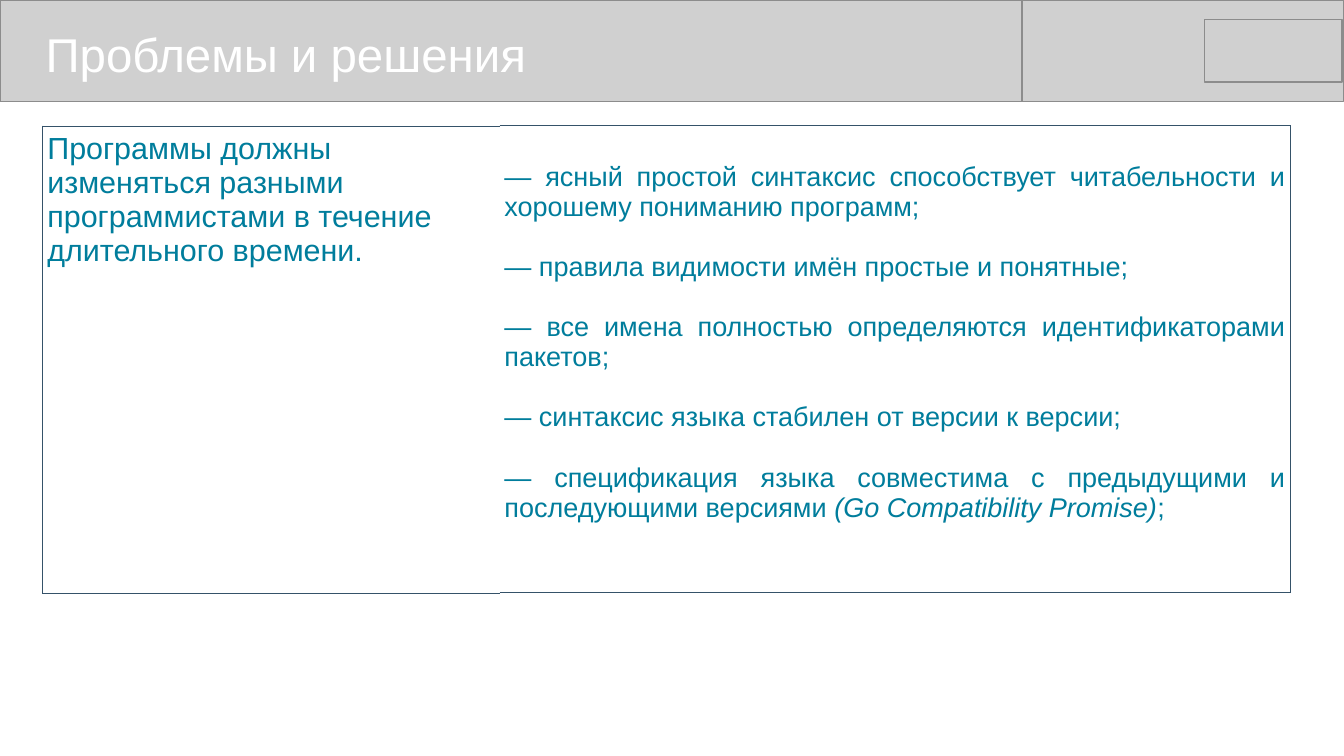
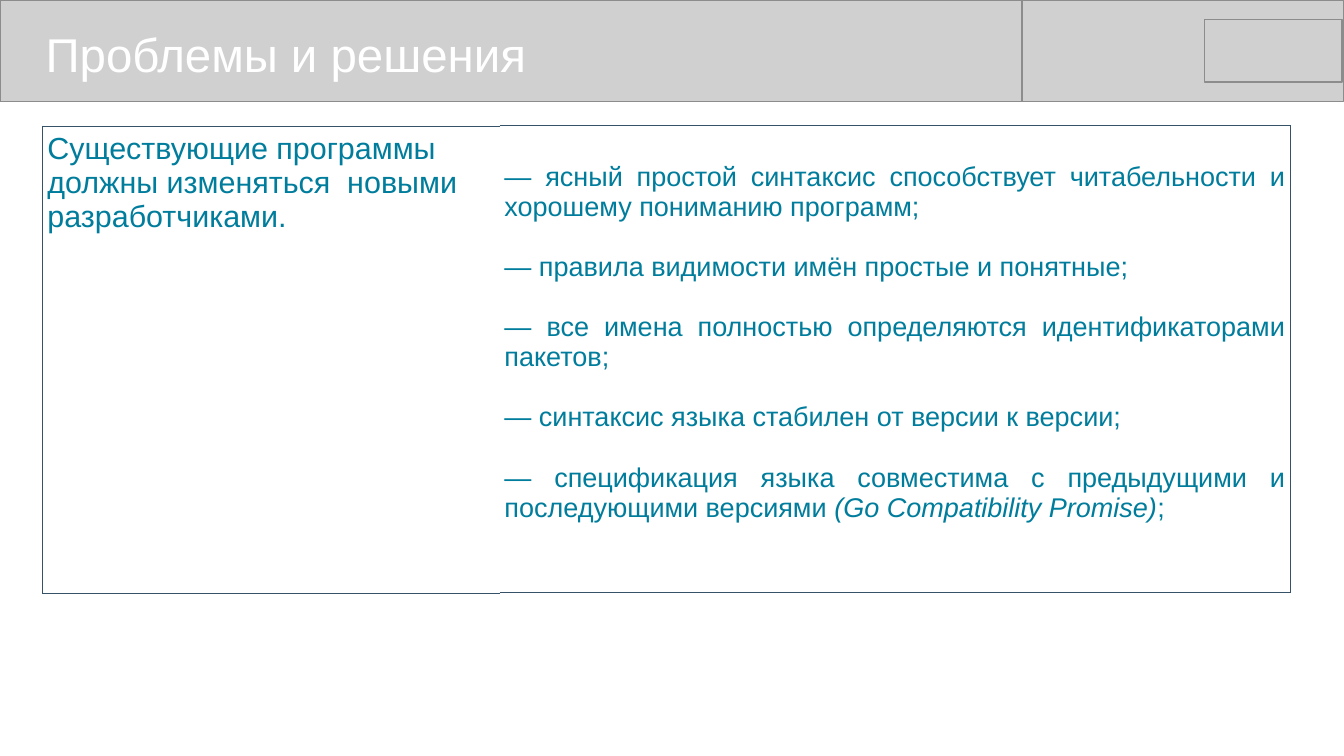
Before and after one commit to mike-shock/Go_language, a slide deck: slide 7 of view/Go_View.odp. Drawn at 1344x756 pixels with LibreOffice and Linux fonts; fonts in the diff are those of the drawing; grey boxes stand for pictures. Boxes give left, top, right and bottom in pixels: in the first picture for what was removed or moved away, otherwise in the second. Text is boxed around its words. In the diff, an @@ line names an element or a change of style, - is before the commit and + after.

```diff
--- a/view/Go_View.odp
+++ b/view/Go_View.odp
@@ table at (x1=43, y1=126, x2=1292, y2=556) @@
-row 1, column 1: Программы должны изменяться разными программистами в течение длительного времени.
+row 1, column 1: Существующие программы должны изменяться новыми разработчиками.
```
Also in this commit, not shown: 2 other slides changed, 1 slide added.
